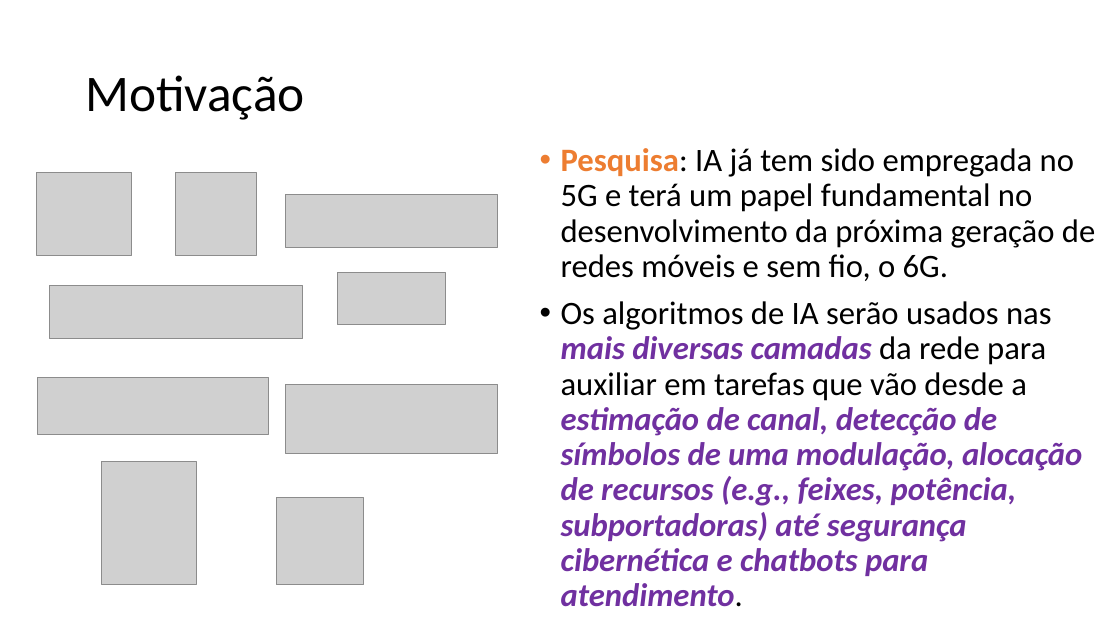
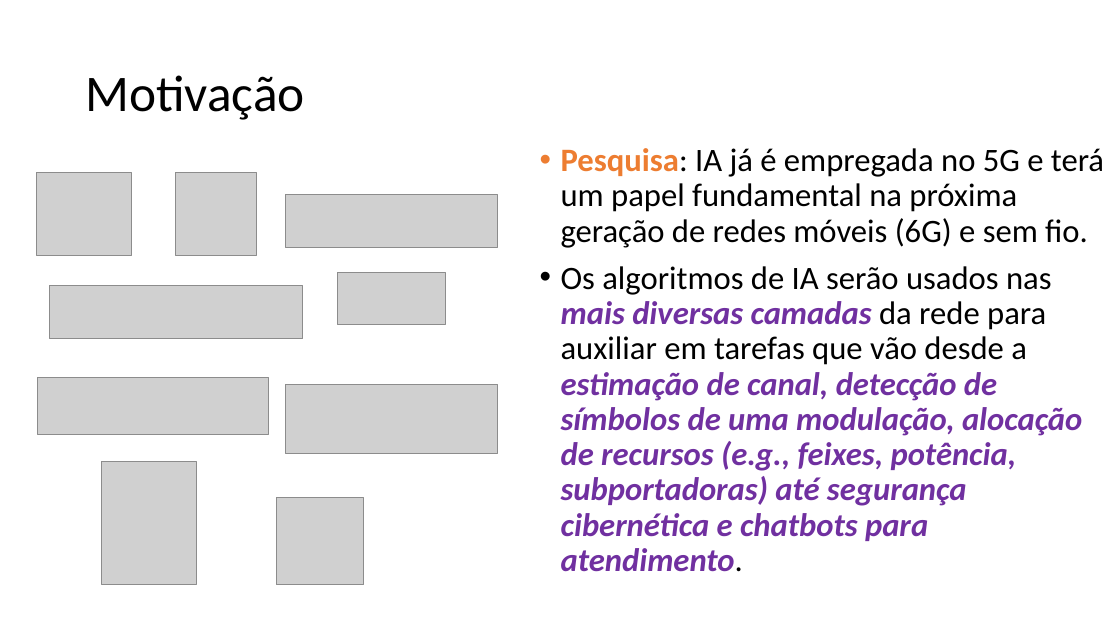
Before and after one commit to zz4fap/t319_aprendizado_de_maquina, a slide deck: slide 9 of slides/T319_Introdução.pptx (slide 8 before the commit). Drawn at 1120x630 pixels with LibreOffice and Linux fonts; fonts in the diff are those of the drawing; grey boxes stand for pictures. Boxes give left, top, right and bottom in pixels: in the first picture for what was removed or moved away, otherwise in the second. Text is boxed around its words. In the diff, an @@ line names an element or a change of style, - is before the commit and + after.

```diff
--- a/slides/T319_Introdução.pptx
+++ b/slides/T319_Introdução.pptx
@@ text at [561, 148, 1104, 248]: text changed @@
-• Pesquisa: IA já tem sido empregada no 5G e terá um papel fundamental no desenvolvimento da próxima geração de redes móveis e sem fio, o 6G.
+• Pesquisa: IA já é empregada no 5G e terá um papel fundamental na próxima geração de redes móveis (6G) e sem fio.
```
Also in this commit, not shown: 21 other slides changed, 3 slides added, 5 slides removed, 1 other file.
